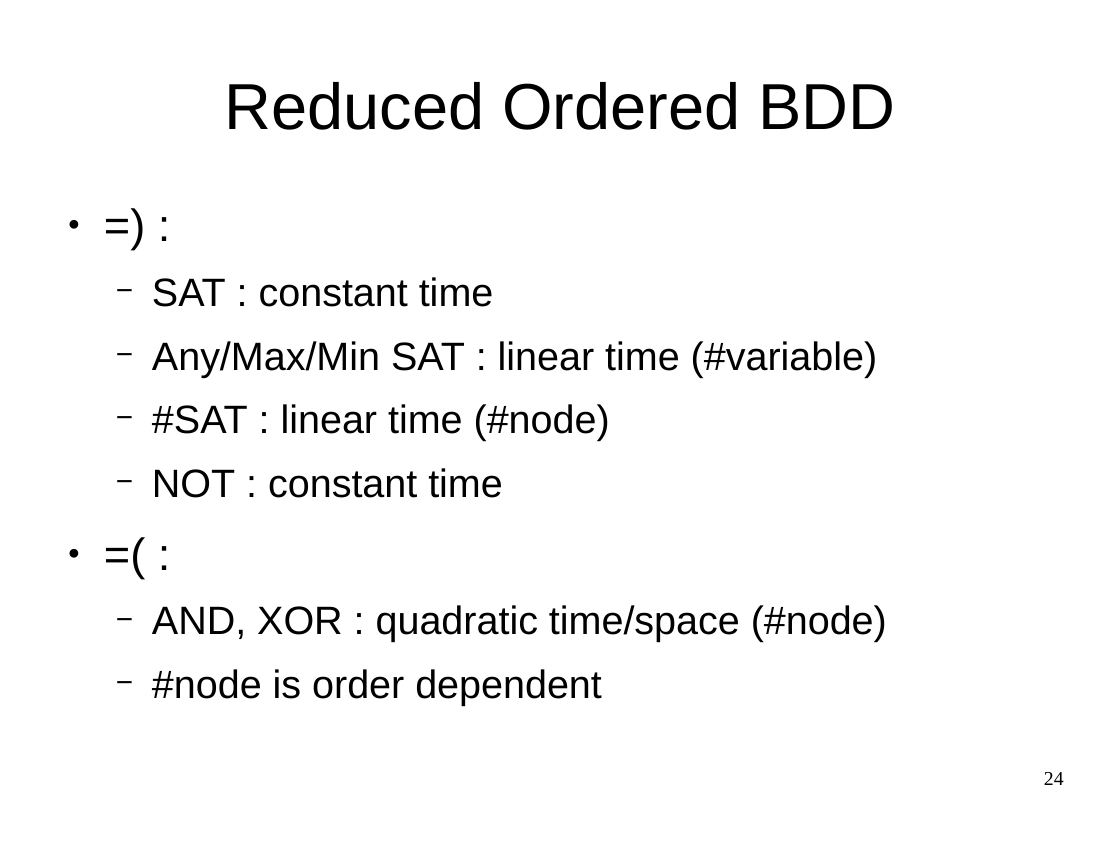
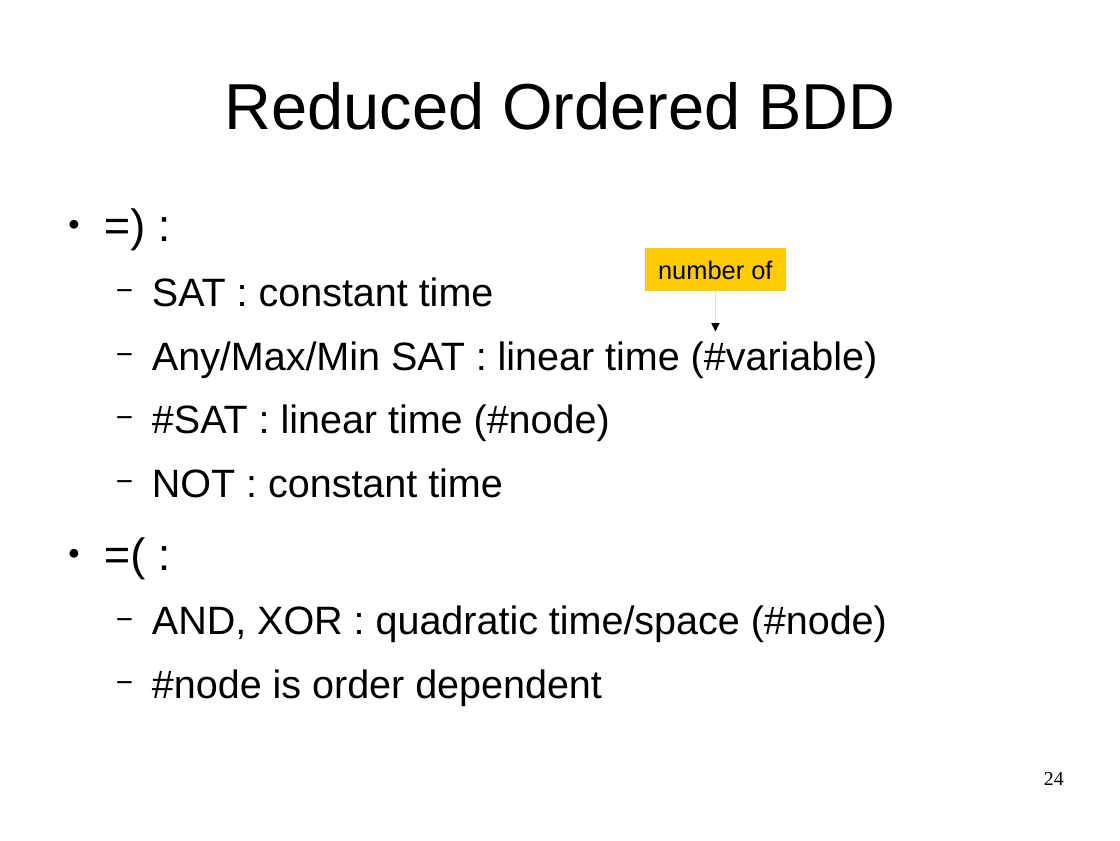
Before and after one commit to FenouilletLucas/DAGaml, a slide deck: slide 24 of doc/2017-04-06/GroBdd's evolution.en.odp. Drawn at 1120x841 pixels with LibreOffice and Linux fonts; fonts in the diff are those of the drawing. Boxes give left, top, right and bottom in pixels: in the first picture for what was removed or moved away, otherwise in the second. Text is boxed around its words. In the diff, an @@ line names an element or a change of style, - is before the commit and + after.

```diff
--- a/doc/2017-04-06/GroBdd's evolution.en.odp
+++ b/doc/2017-04-06/GroBdd's evolution.en.odp
@@ rectangle added at box(645, 248, 786, 291), fill #FFCC00, outline #FFCC00 0 pt, 18 pt, text #000000 @@
+number of
@@ arrow added from (715, 291) to (715, 331), #000000 0 pt @@
```
Also in this commit, not shown: 1 other slide changed, 1 slide removed, 1 other file.
